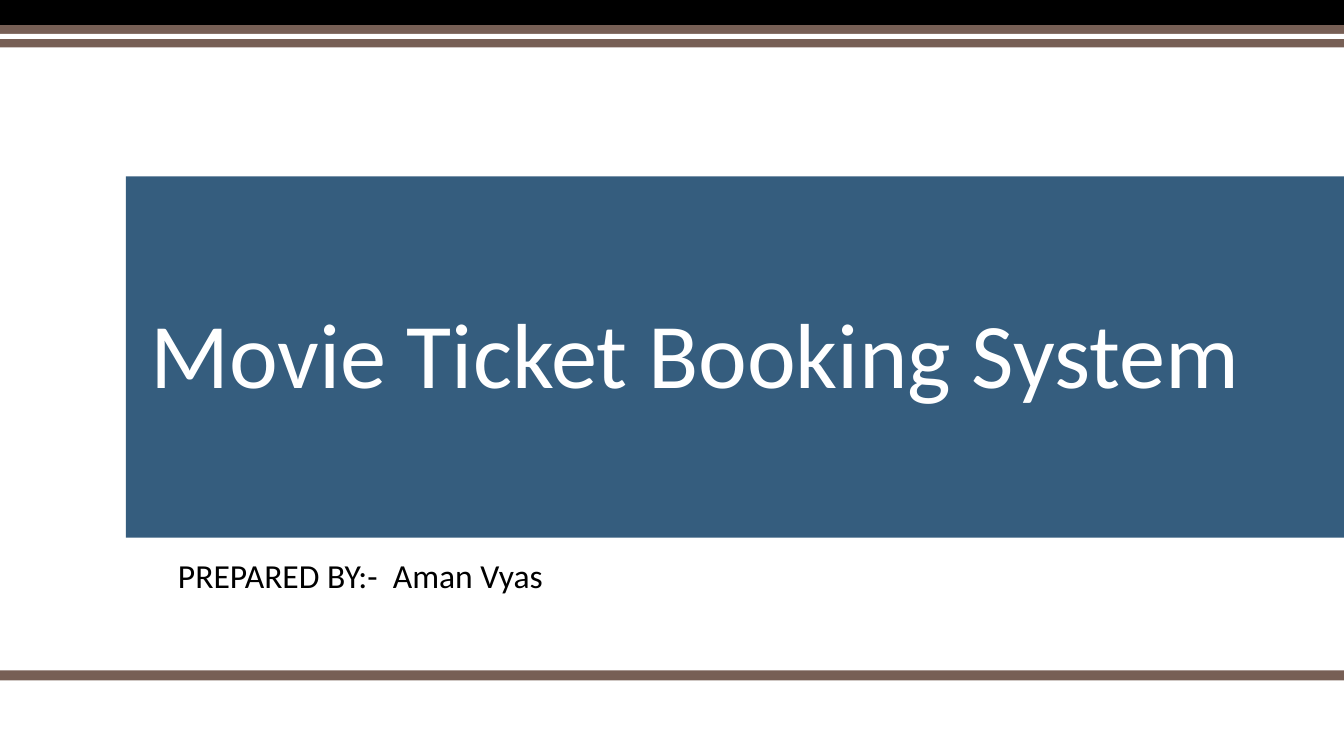
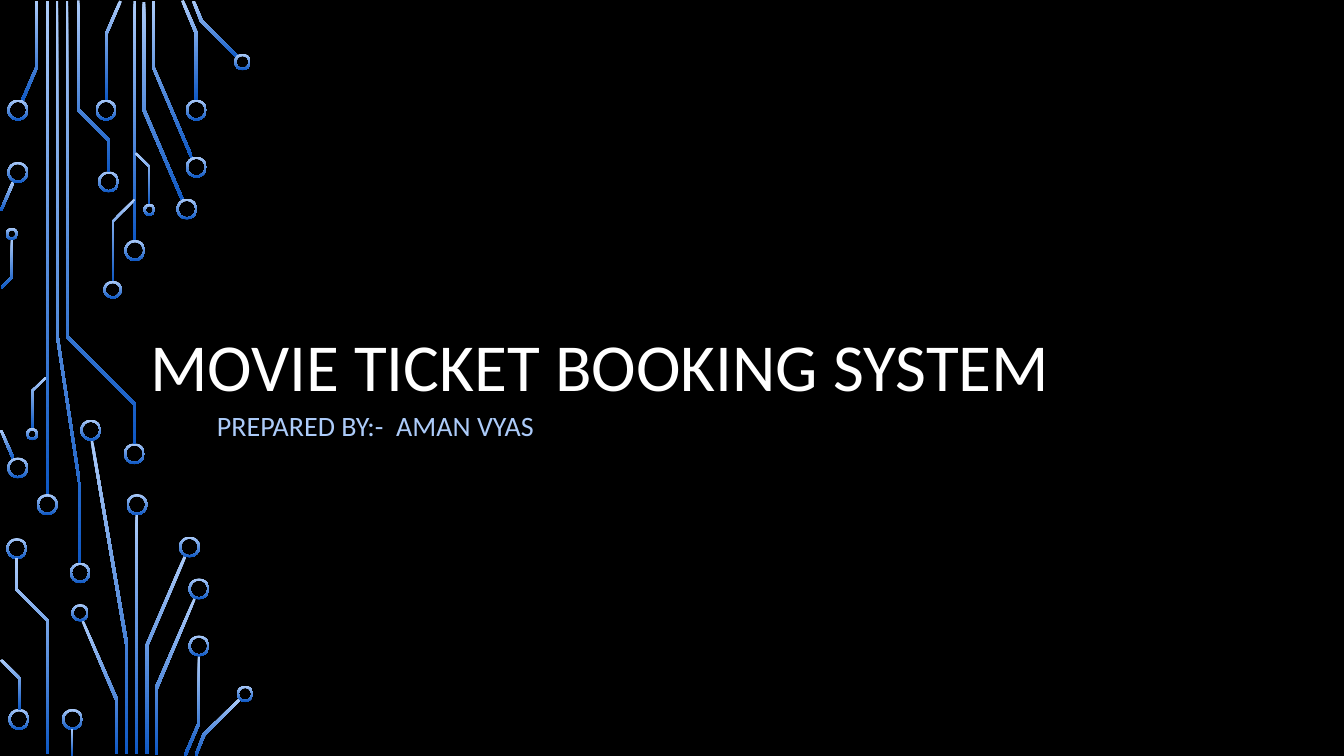
Before and after one commit to vyasaman/movie-ticket-booking, a slide deck: slide 1 of Movie Ticket Booking System.pptx. Drawn at 1344x756 pixels with LibreOffice and Linux fonts; fonts in the diff are those of the drawing; background and template pictures are left out. Boxes give left, top, right and bottom in pixels: in the first picture for what was removed or moved away, otherwise in the second. Text is boxed around its words. In the diff, an @@ line names an element or a change of style, - is before the commit and + after.

```diff
--- a/Movie Ticket Booking System.pptx
+++ b/Movie Ticket Booking System.pptx
@@ background #FFFFFF to picture (left out) @@
@@ rectangle removed at [0, 0, 1344, 25] @@
@@ rectangle removed at [0, 25, 1344, 47] @@
@@ rectangle removed at [0, 34, 1344, 39] @@
@@ rectangle removed at [126, 176, 1344, 537] @@
@@ title at [150, 347, 1049, 392]: text changed; size 66 to 48 pt @@
-Movie Ticket Booking System
+MOVIE TICKET BOOKING SYSTEM
@@ subtitle at [217, 417, 534, 436]: text changed; size 24 to 20 pt; text colour #000000 to #ACCBF9 @@
-PREPARED BY:- Aman Vyas
+PREPARED BY:- AMAN VYAS
@@ group added at [0, 0, 254, 756]: 50 freeform shapes, 4 rectangles @@
@@ rectangle removed at [0, 670, 1344, 682] @@
@@ rectangle removed at [0, 681, 1344, 684] @@
```
Also in this commit, not shown: 2 other slides changed, 3 slides added, 2 slides removed, 1 other file.
